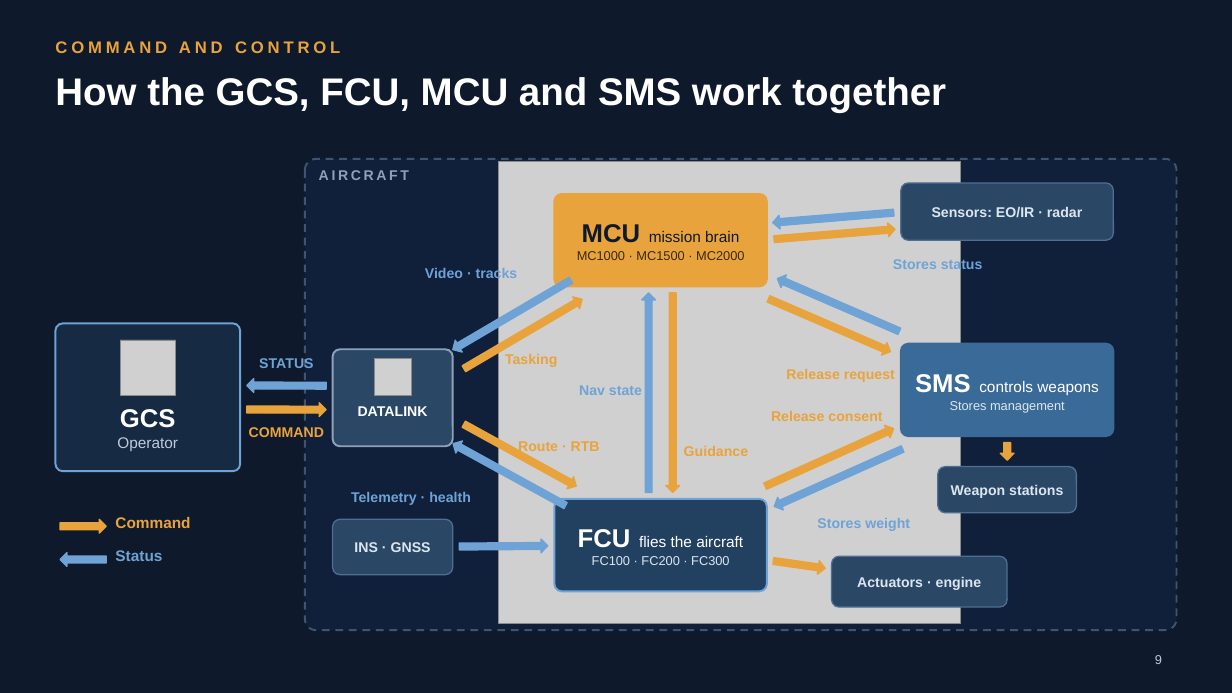
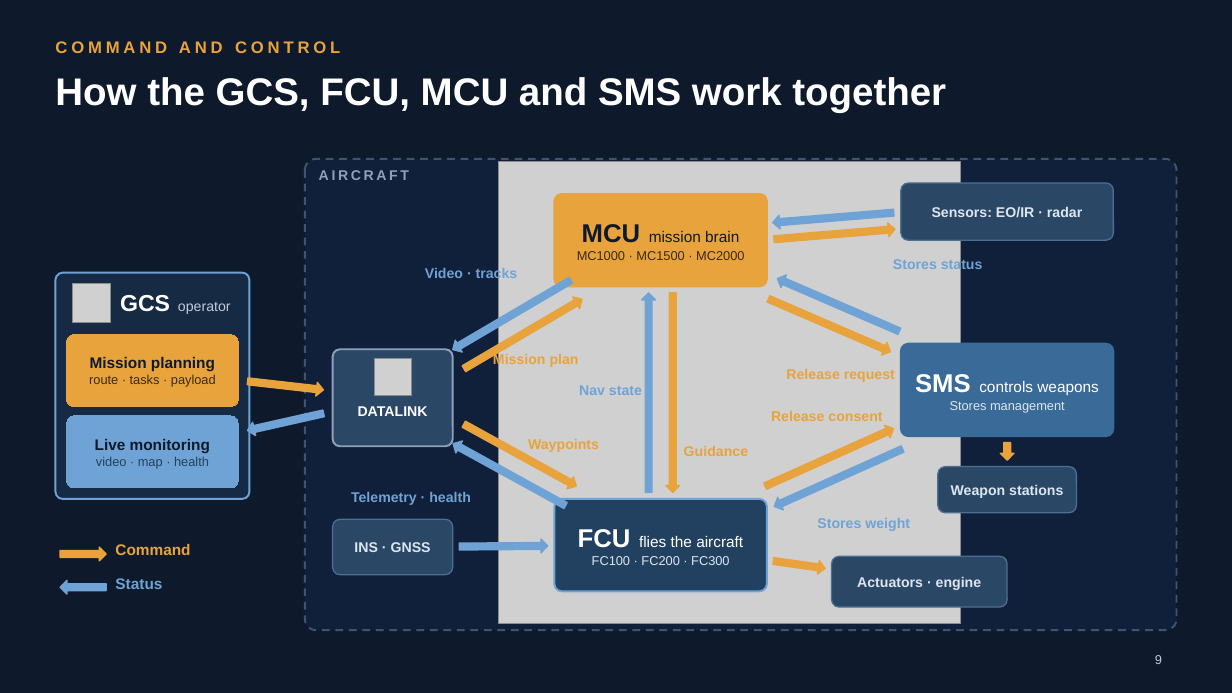
Before and after one commit to mmasabi/AIRepo, a slide deck: slide 9 of Avionics_CoE_Presentation.pptx. Drawn at 1232x693 pixels with LibreOffice and Linux fonts; fonts in the diff are those of the drawing; grey boxes stand for pictures. Boxes give left, top, right and bottom in pixels: in the first picture for what was removed or moved away, otherwise in the second. Text is boxed around its words. In the diff, an @@ line names an element or a change of style, - is before the commit and + after.

```diff
--- a/Avionics_CoE_Presentation.pptx
+++ b/Avionics_CoE_Presentation.pptx
@@ rounded rectangle: place and size @@
-rounded rectangle at [55,323,240,471]
+rounded rectangle at [55,273,250,499]
@@ rounded rectangle at [55,273,250,499]: proportions changed @@
@@ picture: place and size @@
-picture at [120,340,176,396]
+picture at [72,284,111,323]
@@ text at [120,295,231,314]: text changed; size 12 to 11 pt @@
-GCS
-Operator
+GCS operator
@@ text "GCS operator" at [120,295,231,314]: vertical alignment top to middle @@
@@ rounded rectangle added at [67,335,238,407], fill #E8A33D, outline #E8A33D 0.75 pt, 10 pt, text #3A2A10 @@
+Mission planning
+route · tasks · payload
@@ text removed at [259,358,313,368] @@
-STATUS
@@ text added at [493,352,579,367], 11 pt, text #E8A33D, bold @@
+Mission plan
@@ text removed at [505,354,557,367] @@
-Tasking
@@ right arrow at [247,375,325,397]: rotation 0 to 6 degrees @@
@@ rounded rectangle added at [67,416,238,488], fill #6FA3D6, outline #6FA3D6 0.75 pt, 10 pt, text #22405F @@
+Live monitoring
+video · map · health
@@ right arrow at [246,407,326,437]: rotation 180 to 167 degrees @@
@@ text removed at [249,426,324,441] @@
-COMMAND
@@ text removed at [518,441,600,454] @@
-Route · RTB
@@ text added at [528,439,599,452], 11 pt, text #E8A33D, bold @@
+Waypoints
@@ 2 texts, 1 right arrow: place and size @@
-2 texts, 1 right arrow at [60,517,190,561]
+2 texts, 1 right arrow at [60,544,190,589]
@@ left arrow: place and size @@
-left arrow at [60,553,106,567]
+left arrow at [60,580,106,594]
```
